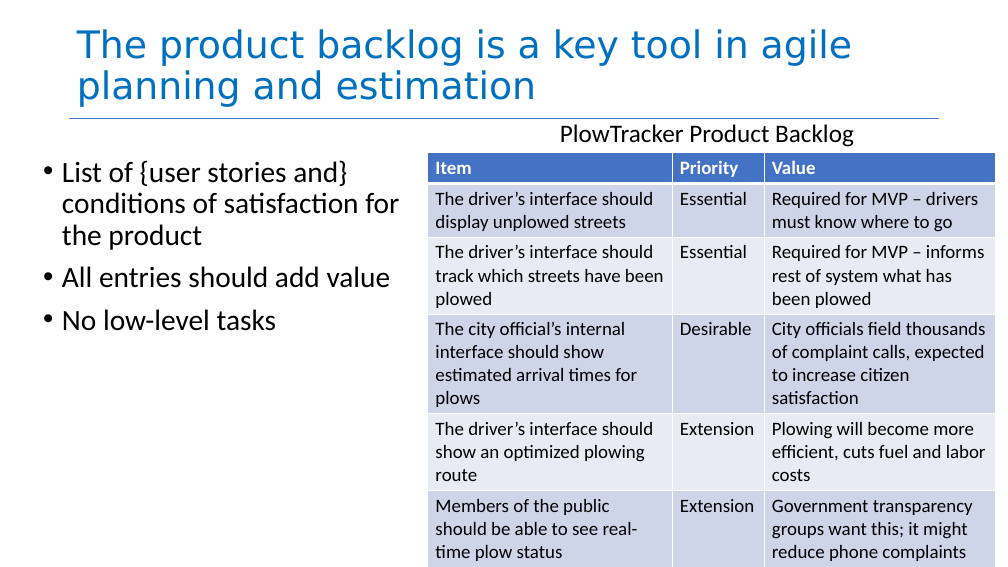
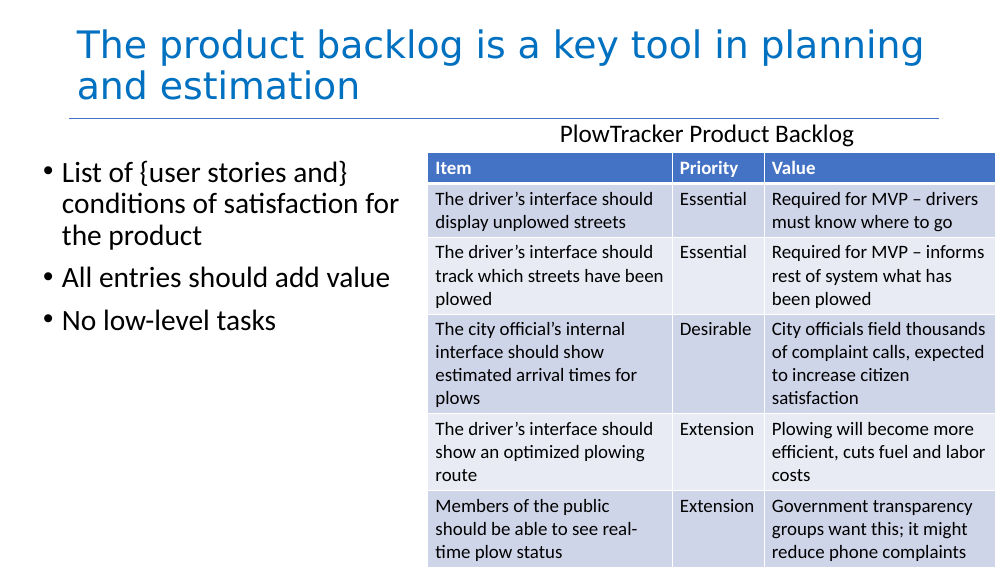
Before and after one commit to neu-se/CS4530-Fall-2026, a slide deck: slide 5 of Slides/Module 07.3 Agile Planning and Estimation.pptx (slide 6 before the commit). Drawn at 1008x567 pixels with LibreOffice and Linux fonts; fonts in the diff are those of the drawing. Boxes give left, top, right and bottom in pixels: in the first picture for what was removed or moved away, otherwise in the second. Text is boxed around its words. In the diff, an @@ line names an element or a change of style, - is before the commit and + after.

```diff
--- a/Slides/Module 07.3 Agile Planning and Estimation.pptx
+++ b/Slides/Module 07.3 Agile Planning and Estimation.pptx
@@ title at bbox=[77, 29, 925, 100]: text changed @@
-The product backlog is a key tool in agile planning and estimation
+The product backlog is a key tool in planning and estimation
```
Also in this commit, not shown: 5 other slides changed, 2 slides removed, 6 other files.
